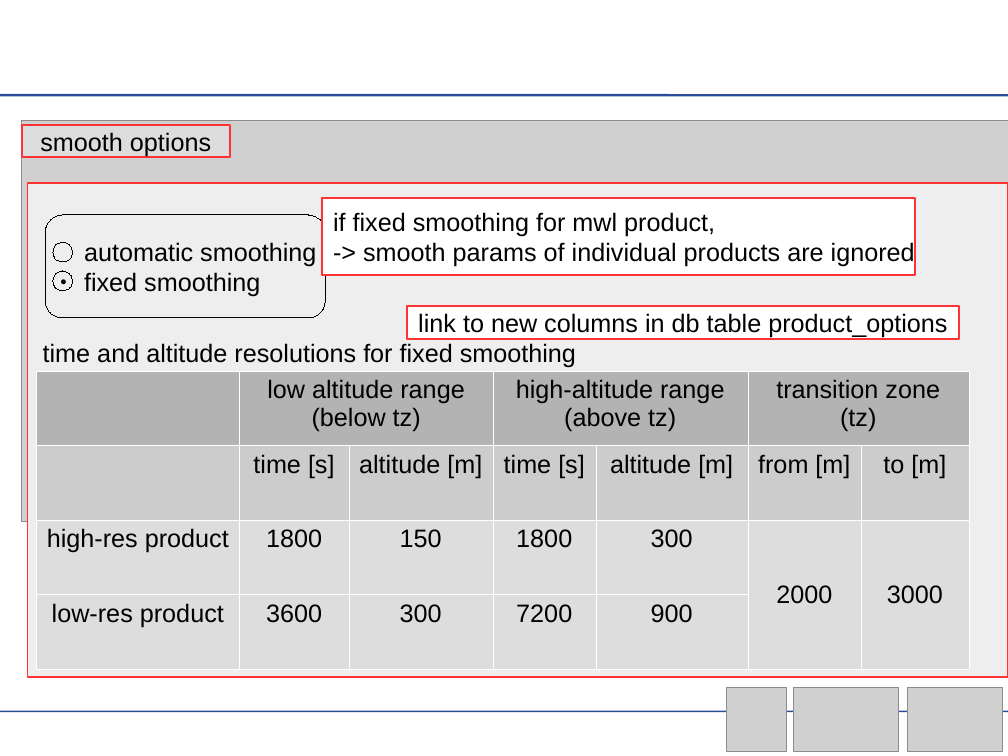
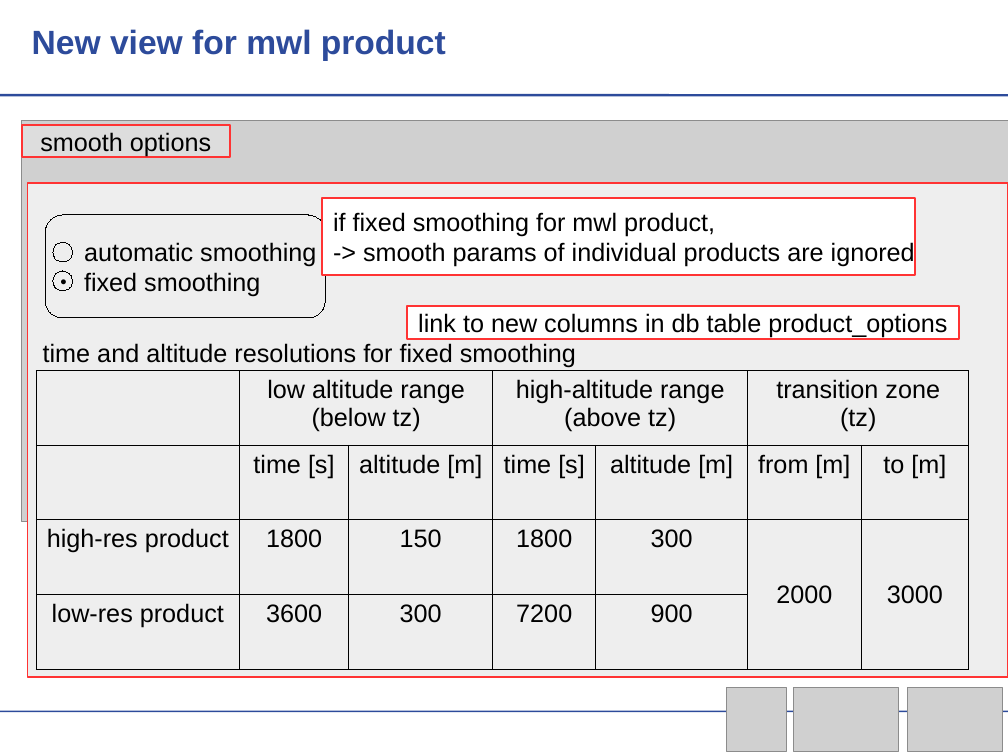
Before and after one commit to actris-scc/ELDAmwl, a slide deck: slide 30 of ELDAmwl.odp (slide 29 before the commit). Drawn at 1008x756 pixels with LibreOffice and Linux fonts; fonts in the diff are those of the drawing; grey boxes stand for pictures; background and template pictures are left out. Boxes give left, top, right and bottom in pixels: in the first picture for what was removed or moved away, otherwise in the second. Text is boxed around its words. In the diff, an @@ line names an element or a change of style, - is before the commit and + after.

```diff
--- a/ELDAmwl.odp
+++ b/ELDAmwl.odp
@@ text added at <box>32,29,446,61</box>, 24 pt, text #2D4B9B, bold @@
+New view for mwl product
@@ table at <box>36,371,969,669</box> @@
@@ fill #B3B3B3 to none in 3 cells @@
@@ fill #CCCCCC to none in 6 cells @@
@@ fill #DDDDDD to none in 12 cells @@
@@ borders changed @@
```
Also in this commit, not shown: 8 other slides changed, 2 slides added, 1 slide removed, 2 other files.
